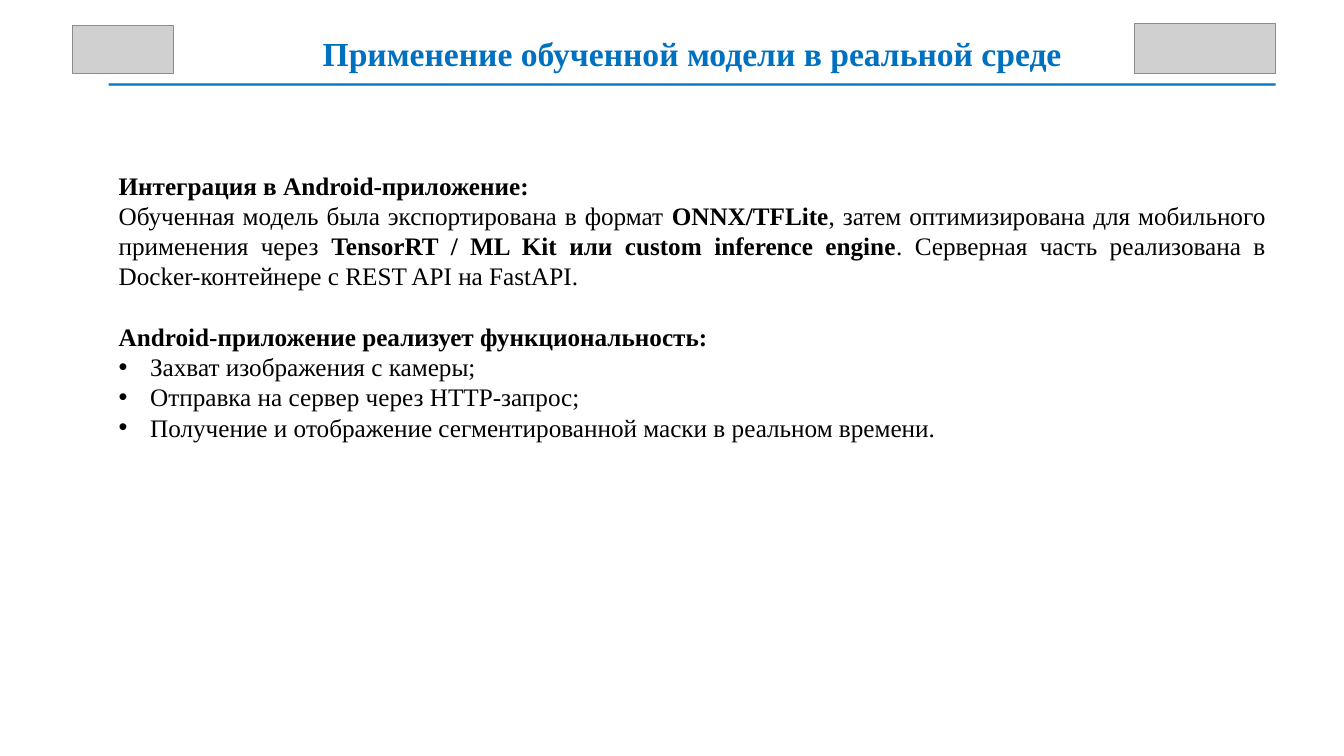
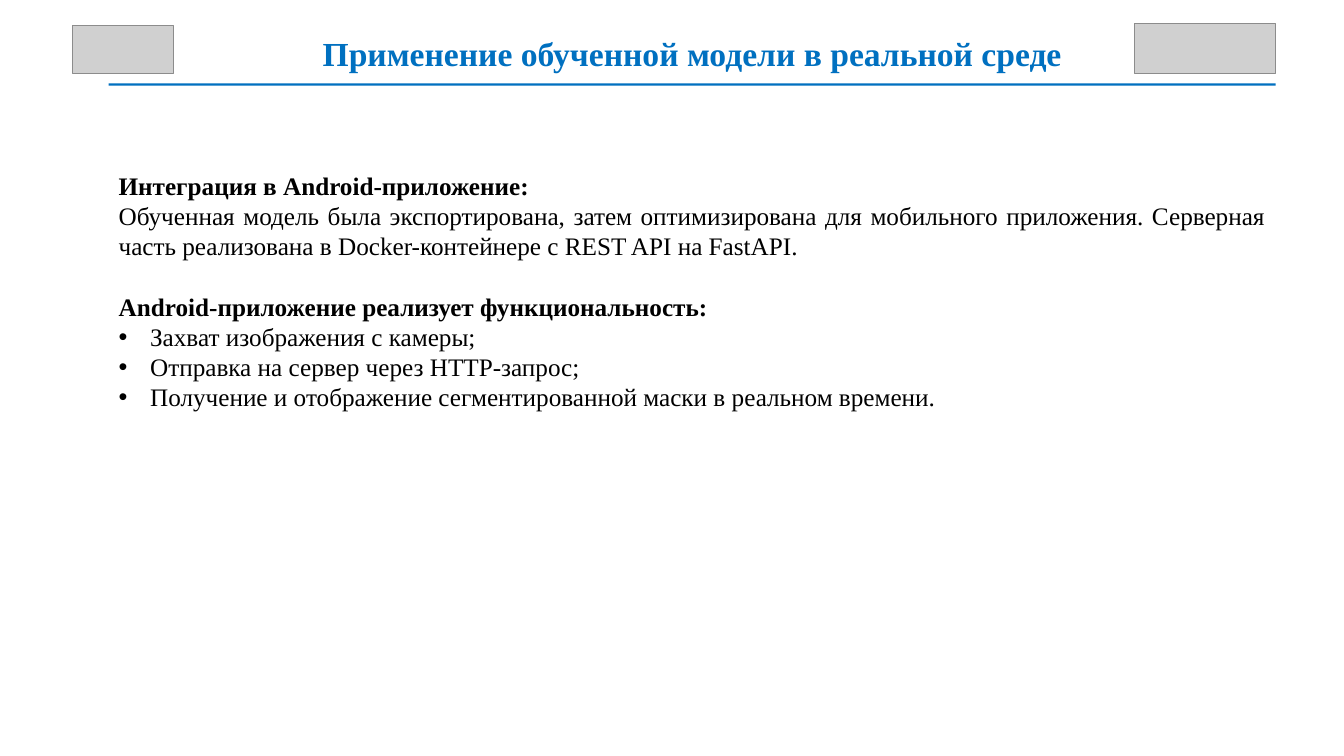
Before and after one commit to lloppy/segmentation, a slide deck: slide 6 of Dpo.pptx. Drawn at 1344x756 pixels with LibreOffice and Linux fonts; fonts in the diff are those of the drawing; grey boxes stand for pictures. Boxes give left, top, right and bottom in pixels: in the first picture for what was removed or moved away, otherwise in the second. Text is boxed around its words. In the diff, an @@ line names an element or a change of style, - is before the commit and + after.

```diff
--- a/Dpo.pptx
+++ b/Dpo.pptx
@@ text at [119, 207, 1265, 261]: text changed @@
-Обученная модель была экспортирована в формат ONNX/TFLite, затем оптимизирована для мобильного применения через TensorRT / ML Kit или custom inference engine. Серверная часть реализована в Docker-контейнере с REST API на FastAPI.
+Обученная модель была экспортирована, затем оптимизирована для мобильного приложения. Серверная часть реализована в Docker-контейнере с REST API на FastAPI.
```
Also in this commit, not shown: 3 other slides changed, 6 slides added, 1 slide removed, 1 other file.
